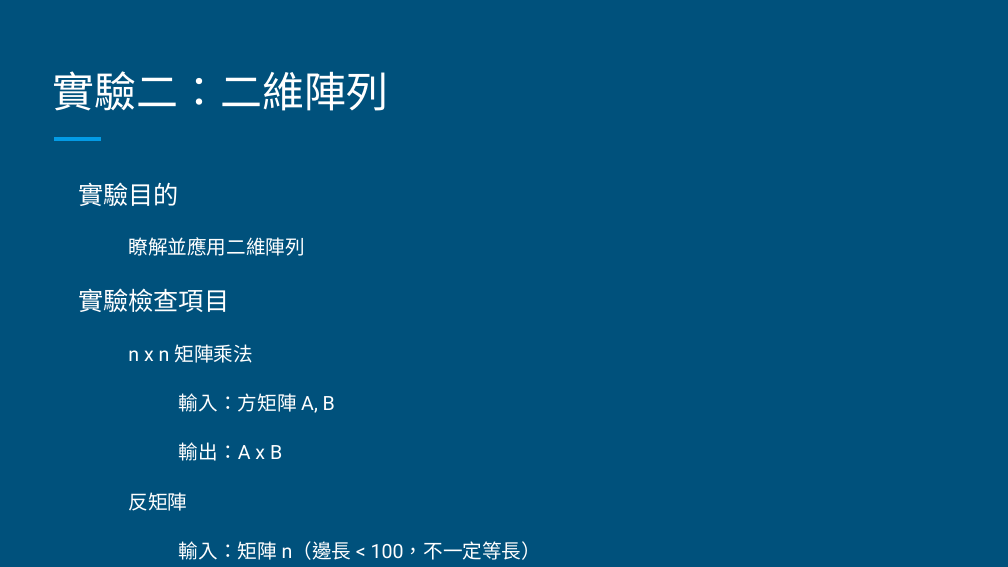
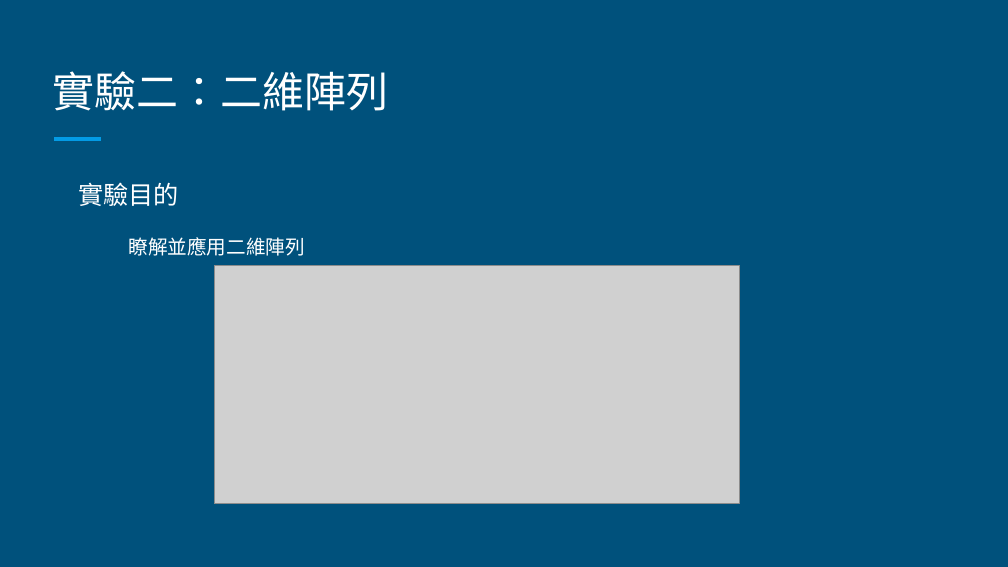
Before and after one commit to commProgramTAs/class, a slide deck: slide 3 of lab4/Lab 04 - 陣列與字串.pptx. Drawn at 1008x567 pixels with LibreOffice and Linux fonts; fonts in the diff are those of the drawing; grey boxes stand for pictures. Boxes give left, top, right and bottom in pixels: in the first picture for what was removed or moved away, otherwise in the second. Text is boxed around its words. In the diff, an @@ line names an element or a change of style, - is before the commit and + after.

```diff
--- a/lab4/Lab 04 - 陣列與字串.pptx
+++ b/lab4/Lab 04 - 陣列與字串.pptx
@@ picture added at (x1=214, y1=265, x2=739, y2=503) @@
@@ text at (x1=78, y1=288, x2=542, y2=560): paragraphs removed @@
-實驗檢查項目
-  n x n 矩陣乘法
-    輸入：方矩陣 A, B
-    輸出：A x B
-  反矩陣
-    輸入：矩陣 n（邊長 < 100，不一定等長）
-    輸出：n 的反矩陣
```
Also in this commit, not shown: 3 other slides changed, 1 slide added, 38 other files.
